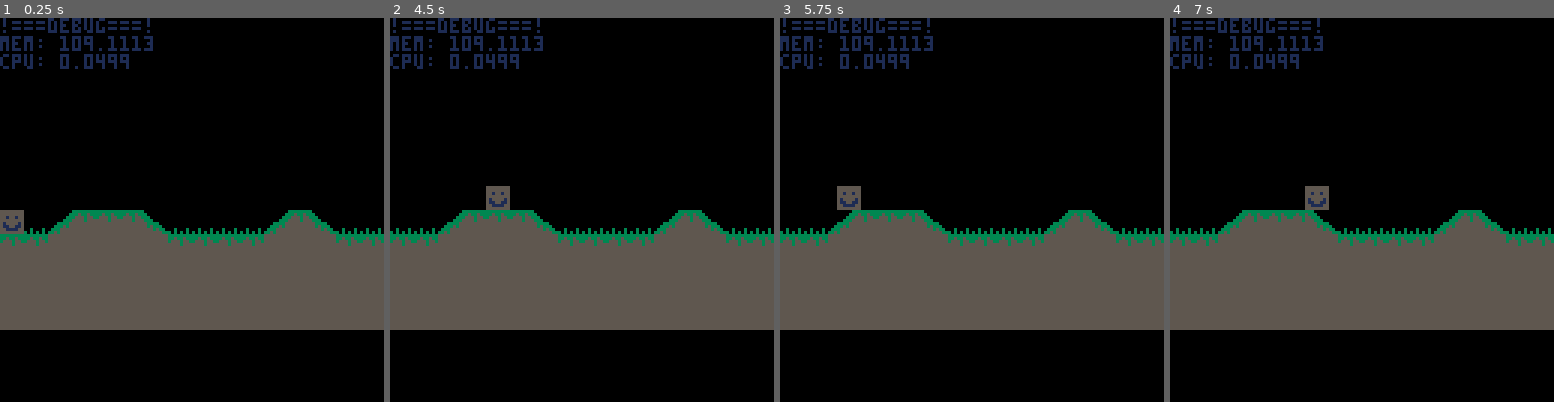
Above: before the commit, frames 1-4 (left to right).
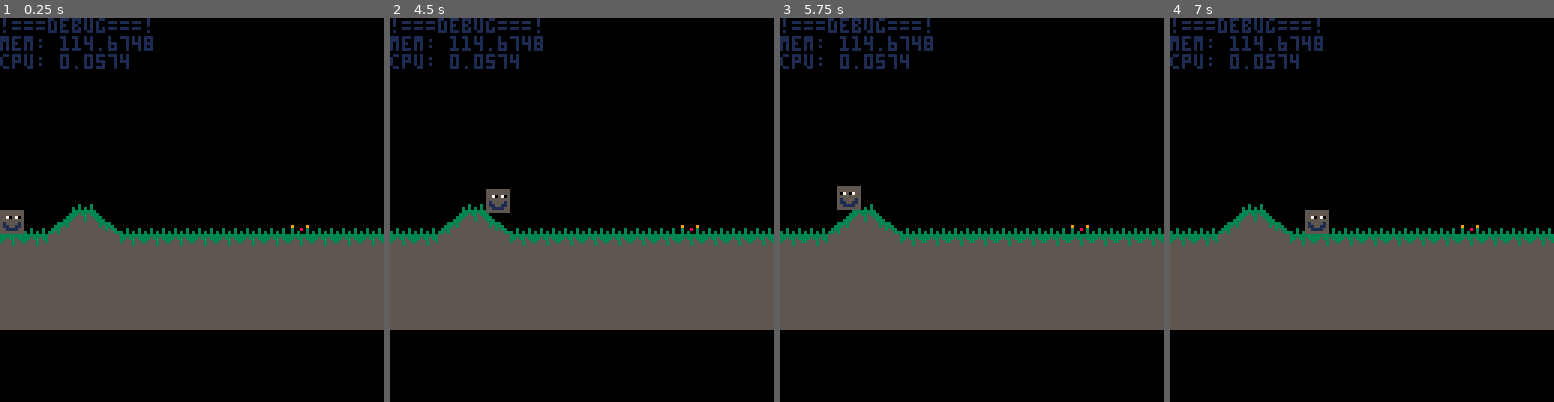
Above: after the commit, the same moments.

Repository: Lucky4Luuk/LD43
Game: PICO-8 cartridge ld43-game.p8
Two runs of this game, one before a commit and one after it. Both use one fixed random seed, a clock stepped at 60 frames per second and the inputs below.
Inputs:
- Up to frame 1 (0.25 s): no input
- Up to frame 2 (4.5 s): hold Right 1.6-2.1 s; hold Right 2.47-3.03 s; hold Left 3.08-3.58 s; hold Right from 4.02 s (still down)
- Up to frame 3 (5.75 s): release Right at 4.68 s; hold Left 5.08-5.68 s
- Up to frame 4 (7 s): hold Right 6.08-6.58 s; hold Right from 6.63 s (still down)

The runs differ from the first frame. In frame 1, 2.5% of the frame differs, in the area x 1-88%, y 4-60%; in frame 2, 2.7%; in frame 3, 2.5%; in frame 4, 2.9%, in the area x 18-88%, y 4-60%.

Commit message:
added smooth camera
yes the world is fucked lol

Diff:
--- a/ld43-game.p8
+++ b/ld43-game.p8
@@ -5,24 +5,44 @@
 local y=64
 local f=false --if player is flipped
 local terrain={}
+local terrainflowers={}
 local terrainh={}
 local seed=69
+local camx=0
 
-local slopeat={}
-for i=1,256 do
-	slopeat[i] = rnd(2)-1
-end
+function updatemap()
+	h=48
+	local cx=flr(camx/8)
+	for i=1+cx,16+cx do
+		local pd=terrain[max(i-1,1)]
+		local d=terrain[i]
+		local nd=terrain[min(i+1,16)]
+		local n=1
+		if d==0 and pd==0 then
+			n=1
+		elseif d==-1 and (pd==0 or pd==-1) then
+			n=2
+		elseif d==1 and (pd==0 or pd==1) then
+			n=5
+		end
+		if d==-1 and nd==0 and pd==-1 then
+			n=3
+		end
+		if d==-1 then
+			h-=8
+		end
+		mset(i-1-cx,h/8-1,terrainflowers[i])
+		mset(i-1-cx,h/8,n)
+		for y=h/8+1,9 do
+			mset(i-1,y,4)
+		end
+		h+=d*8
+		if d==-1 then
+			h+=8
+		end
 
-function sampleperlin(x)
-	local lo = flr(x)
-	local hi = lo+1
-	local dist = x-lo
-	local loslope = slopeat[lo]
-	local hislope = slopeat[hi]
-	local lopos = loslope*dist
-	local hipos = -hislope*(1-dist)
-	local u = dist*dist*(3-2*dist)
-	return (lopos*(1-u)) + (hipos*u)
+		h=min(h/8,16)*8
+	end
 end
 
 function gen_terrain(seed)
@@ -61,46 +81,19 @@
 			ph+=d
 			terrainh[i*8+j]=ph
 		end
+		if d==0 then
+			if flr(rnd(6))==0 then
+				--mset(i-1,h/8-1,3)
+				terrainflowers[i]=3
+			else
+				--mset(i-1,h/8-1,6)
+				terrainflowers[i]=6
+			end
+		end
 		--line(i*8,h-d,i*8+8,h,7)
  end
 
-	h=48
-	for i=1,16 do
-		local pd=terrain[max(i-1,1)]
-		local d=terrain[i]
-		local nd=terrain[min(i+1,16)]
-		local n=1
-		if d==0 and pd==0 then
-			n=1
-		elseif d==-1 and (pd==0 or pd==-1) then
-			n=2
-		elseif d==1 and (pd==0 or pd==1) then
-			n=5
-		end
-		if d==-1 and nd==0 and pd==-1 then
-			n=3
-		end
-		if d==-1 then
-			h-=8
-		end
-		if d==0 then
-			if flr(rnd(6))==0 then
-				mset(i-1,h/8-1,3)
-			else
-				mset(i-1,h/8-1,6)
-			end
-		end
-		mset(i-1,h/8,n)
-		for y=h/8+1,9 do
-			mset(i-1,y,4)
-		end
-		h+=d*8
-		if d==-1 then
-			h+=8
-		end
-
-		h=min(h/8,16)*8
-	end
+	updatemap()
 end
 
 function _init()
@@ -121,26 +114,29 @@
 	local y1=terrainh[flr(x+15)]+16
 	local y2=terrainh[flr(x+8)]+16
 	y=min(y1,y2)
+	camx=max(0,x-64)
 end
 
 function _draw()
 	cls()
- map(0,5,0,64,16,16)
+	updatemap()
+ map(0,0,0-((camx/8)%1)*8,24,16,16)
+	map(0,0,128-((camx/8)%1)*8,24,1,16)
 	--sspr(40,0,16,16,x,y,16,16,f,false)
-	sspr(56,0,8,8,x,y,8,8,f,false)
+	sspr(56,0,8,8,x-camx,y,8,8,f,false)
 	print("!===debug===!",0,0,1)
 	print("mem: "..tostr(stat(0)),0,6,1)
 	print("cpu: "..tostr(stat(1)),0,12,1)
 end
 __gfx__
-0000000033333333000000000000000055555555000000000000000055555555dddddddd00000000000000000000000000000000000000000000000000000000
-0000000033533533000000030000000055555555300000000000000055555555dddddddd00000000000000000000000000000000000000000000000000000000
-0070070035553553000000330000000055555555330000000000000055155155dddddddd00000000000000000000000000000000000000000000000000000000
-0007700055553555000003330000000055555555333000000000000055555555dddddddd00000000000000000000000000000000000000000000000000000000
-0007700055555555000333350000000055555555533330000000000051555515dddddddd00000000000000000000000000000000000000000000000000000000
-0070070055555555003335350900009055555555535333000000000051155115dddddddd00000000000000000000000000000000000000000000000000000000
-0000000055555555033355550300803055555555555353300030003055111155dddddddd00000000000000000000000000000000000000000000000000000000
-0000000055555555335355550303003055555555555555333030303055555555dddddddd00000000000000000000000000000000000000000000000000000000
+0000000033333333000000000000000055555555000000000000000055555555ddddddddcccccccc000000000000000000000000000000000000000000000000
+0000000033533533000000030000000055555555300000000000000055555555ddddddddcccccccc000000000000000000000000000000000000000000000000
+0070070035553553000000330000000055555555330000000000000055705705ddddddddcccccccc000000000000000000000000000000000000000000000000
+0007700055553555000003330000000055555555333000000000000055555555ddddddddcccccccc000000000000000000000000000000000000000000000000
+0007700055555555000333350000000055555555533330000000000051555515ddddddddcccccccc000000000000000000000000000000000000000000000000
+0070070055555555003335350900009055555555535333000000000051155115ddddddddcccccccc000000000000000000000000000000000000000000000000
+0000000055555555033355550300803055555555555353300030003055111155ddddddddcccccccc000000000000000000000000000000000000000000000000
+0000000055555555335355550303003055555555555555333030303055555555ddddddddcccccccc000000000000000000000000000000000000000000000000
 0000000000000000000000000000000000000000a00000000000001a55555555dddddddd00000000000000000000000000000000000000000000000000000000
 0000000000000000000000000000000000000000a00000000000001a55555555dddddddd00000000000000000000000000000000000000000000000000000000
 0000000000000000000000000000000000000000a00000000000001a55555555dddddddd00000000000000000000000000000000000000000000000000000000
